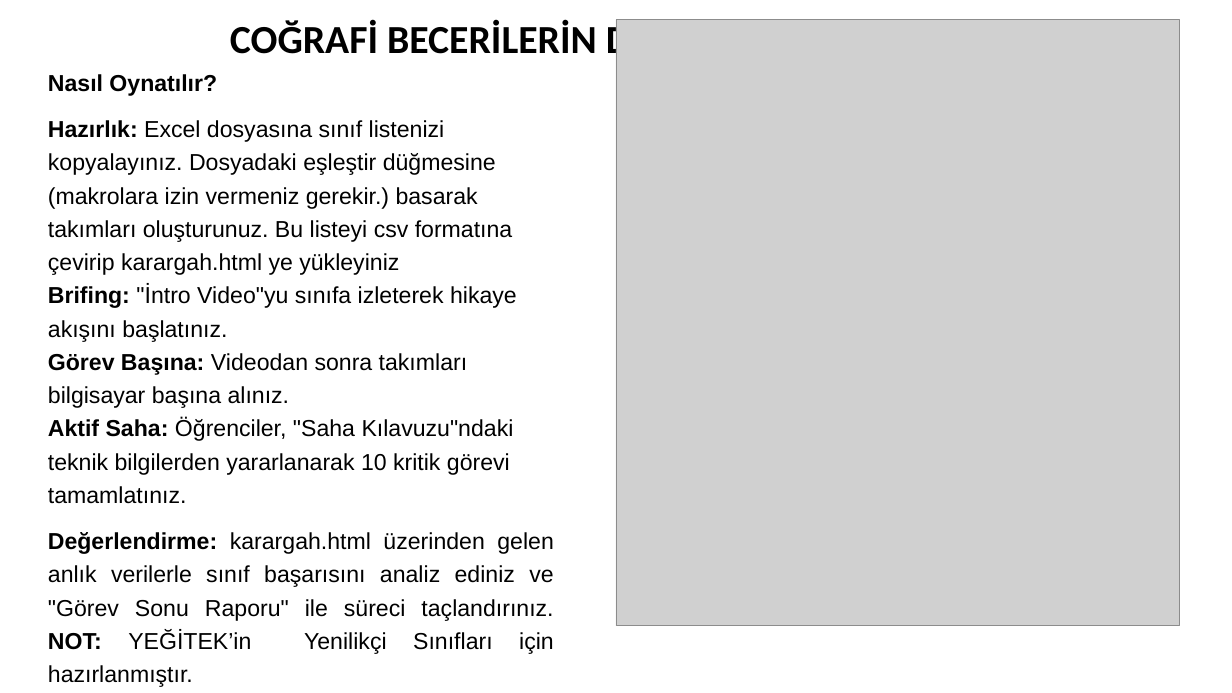
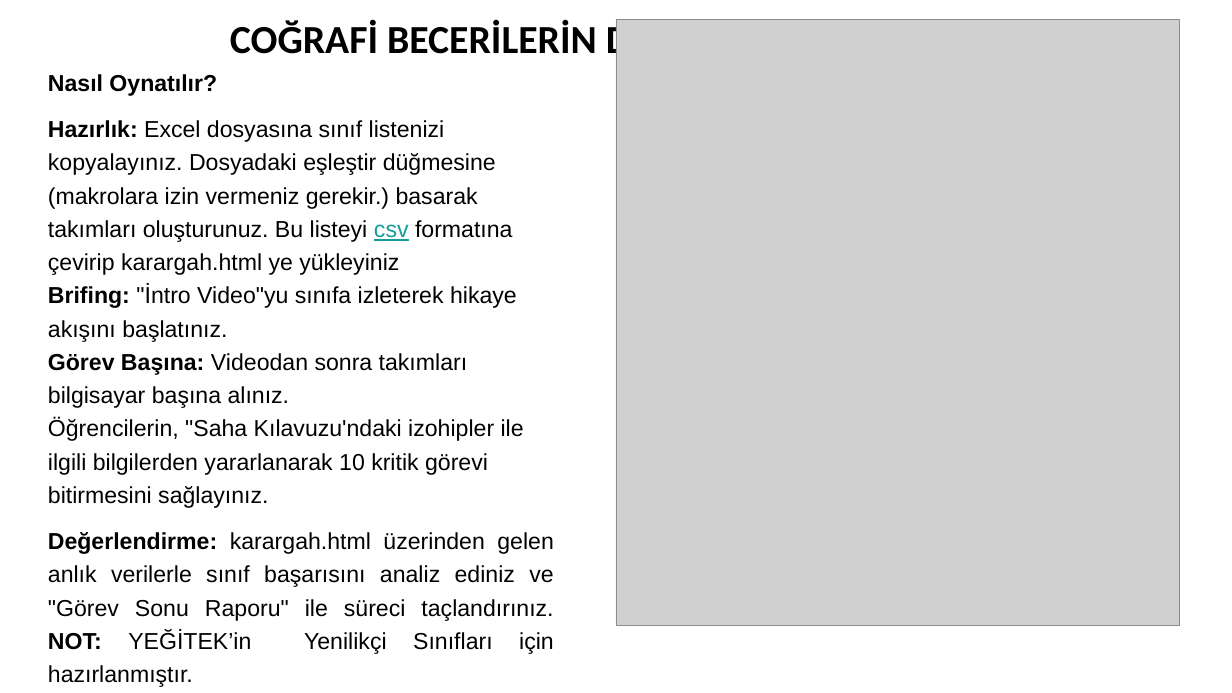
Before and after one commit to net0008/egitseloyun, a slide deck: slide 3 of assets/pdf/cografi_becerilerin_dijital_donusumu.pptx. Drawn at 1232x693 pixels with LibreOffice and Linux fonts; fonts in the diff are those of the drawing; grey boxes stand for pictures. Boxes give left, top, right and bottom in pixels: in the first picture for what was removed or moved away, otherwise in the second. Text is boxed around its words. In the diff, an @@ line names an element or a change of style, - is before the commit and + after.

```diff
--- a/assets/pdf/cografi_becerilerin_dijital_donusumu.pptx
+++ b/assets/pdf/cografi_becerilerin_dijital_donusumu.pptx
@@ subtitle at <box>48,120,524,508</box>: text changed @@
-Hazırlık: Excel dosyasına sınıf listenizi kopyalayınız. Dosyadaki eşleştir düğmesine (makrolara izin vermeniz gerekir.) basarak takımları oluşturunuz. Bu listeyi csv formatına çevirip karargah.html ye yükleyiniz
-Brifing: "İntro Video"yu sınıfa izleterek hikaye
-akışını başlatınız.
-Görev Başına: Videodan sonra takımları bilgisayar başına alınız.
-Aktif Saha: Öğrenciler, "Saha Kılavuzu"ndaki teknik bilgilerden yararlanarak 10 kritik görevi tamamlatınız.
+Hazırlık: Excel dosyasına sınıf listenizi kopyalayınız. Dosyadaki eşleştir düğmesine (makrolara izin vermeniz gerekir.) basarak takımları oluşturunuz. Bu listeyi csv formatına çevirip karargah.html ye yükleyiniz
+Brifing: "İntro Video"yu sınıfa izleterek hikaye
+akışını başlatınız.
+Görev Başına: Videodan sonra takımları bilgisayar başına alınız.
+Öğrencilerin, "Saha Kılavuzu'ndaki izohipler ile ilgili bilgilerden yararlanarak 10 kritik görevi bitirmesini sağlayınız.
```
Also in this commit, not shown: 2 other files.
